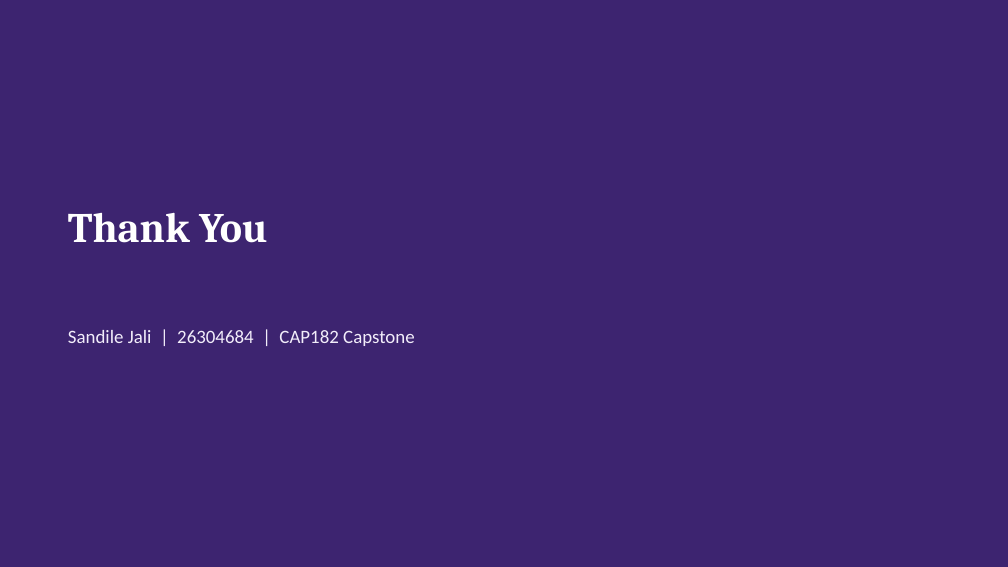
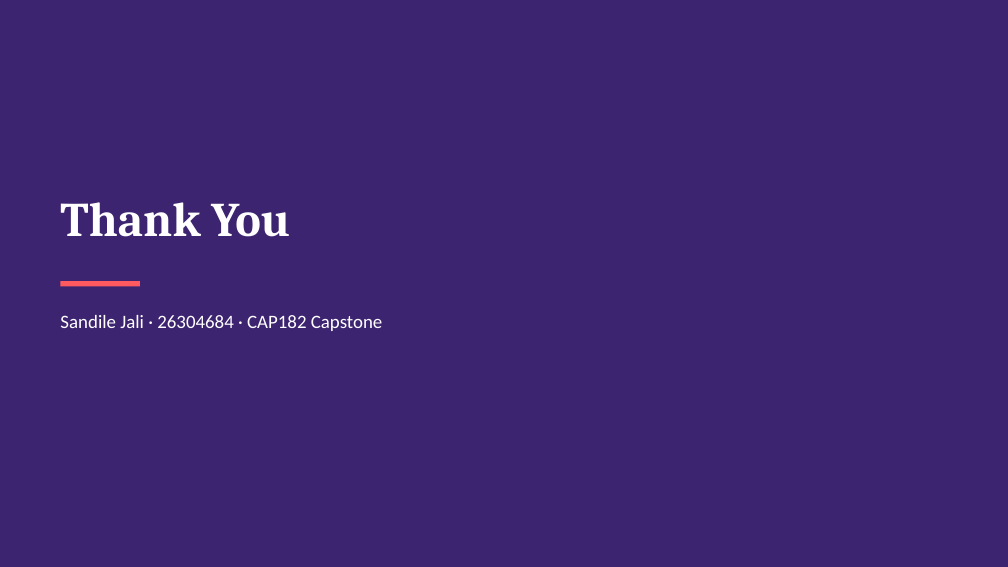
Before and after one commit to SandileJ/CAP182_SS1_SS2, a slide deck: slide 15 of SS3_PartC_Presentation.pptx. Drawn at 1008x567 pixels with LibreOffice and Linux fonts; fonts in the diff are those of the drawing. Boxes give left, top, right and bottom in pixels: in the first picture for what was removed or moved away, otherwise in the second. Text is boxed around its words. In the diff, an @@ line names an element or a change of style, - is before the commit and + after.

Commit message:
Finalize SS3 Part C slide deck layout
Manual layout and structure touch-ups in PowerPoint.

```diff
--- a/SS3_PartC_Presentation.pptx
+++ b/SS3_PartC_Presentation.pptx
@@ title "Thank You": place and size @@
-title "Thank You" at [68, 213, 268, 243]
+title "Thank You" at [60, 202, 290, 237]
@@ title "Thank You" at [60, 202, 290, 237]: size 40 to 46 pt; vertical alignment top to middle @@
@@ rectangle added at [60, 281, 140, 287], fill #FF5A5F @@
@@ text at [60, 315, 383, 331]: text changed; text colour #F2EDFA to #FFFFFF @@
-Sandile Jali | 26304684 | CAP182 Capstone
+Sandile Jali · 26304684 · CAP182 Capstone
```
Also in this commit, not shown: 14 other slides changed.
